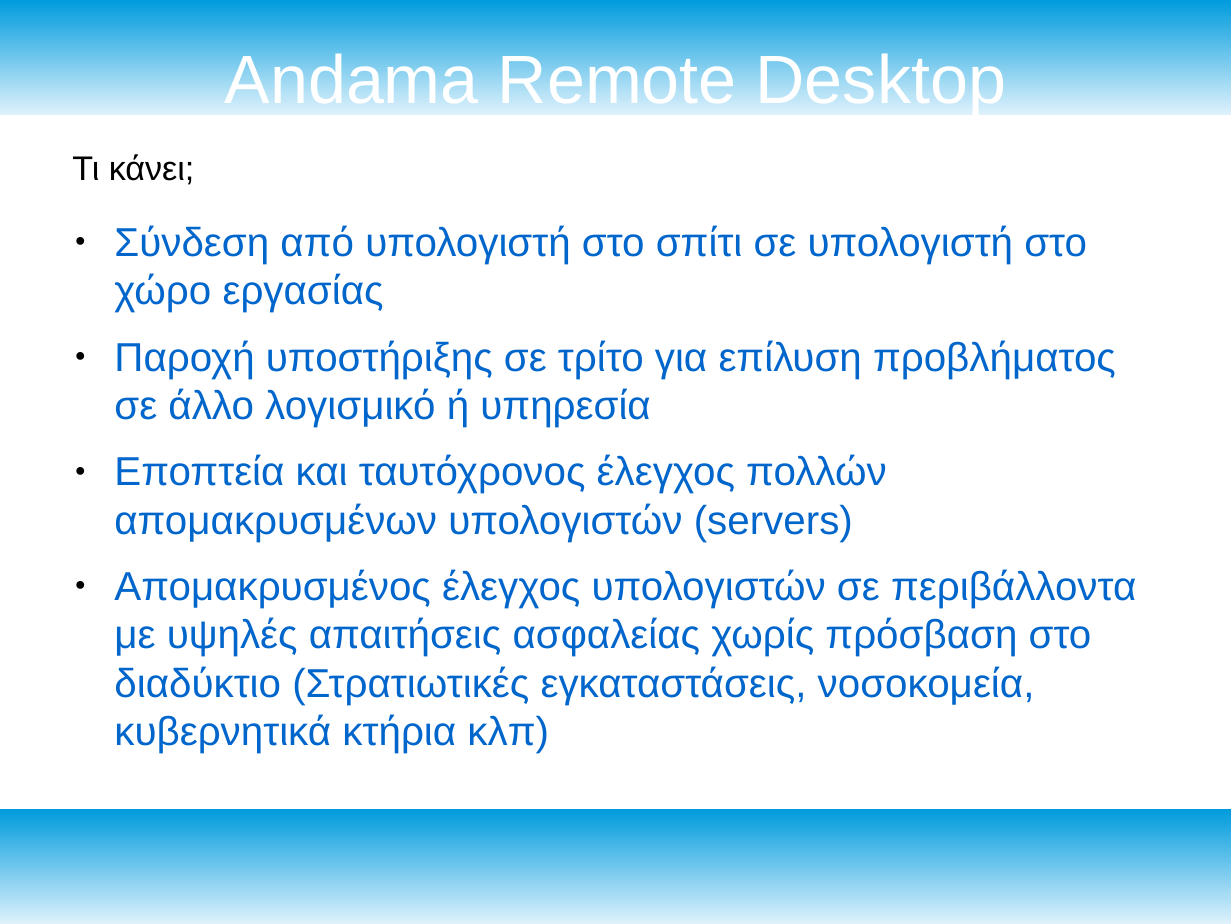
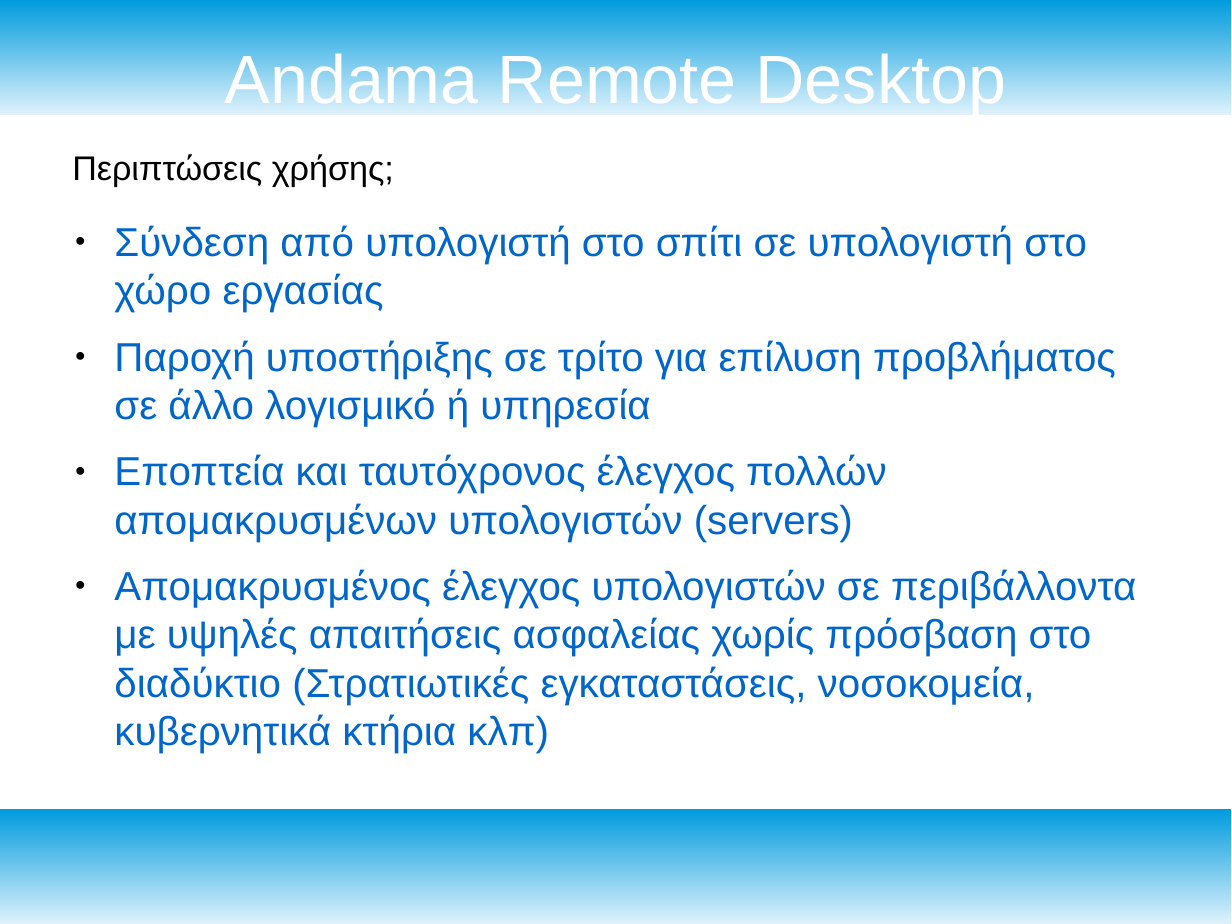
Before and after one commit to avcrowdhackathon/YiannisBourkelis, a slide deck: slide 3 of andama presentation covid19.odp. Drawn at 1232x924 pixels with LibreOffice and Linux fonts; fonts in the diff are those of the drawing. Boxes give left, top, right and bottom in pixels: in the first picture for what was removed or moved away, otherwise in the second. Text is boxed around its words. In the diff, an @@ line names an element or a change of style, - is before the commit and + after.

```diff
--- a/andama presentation covid19.odp
+++ b/andama presentation covid19.odp
@@ text at bbox=[72, 154, 394, 186]: text changed @@
-Τι κάνει;
+Περιπτώσεις χρήσης;
```
Also in this commit, not shown: 1 other slide changed.
